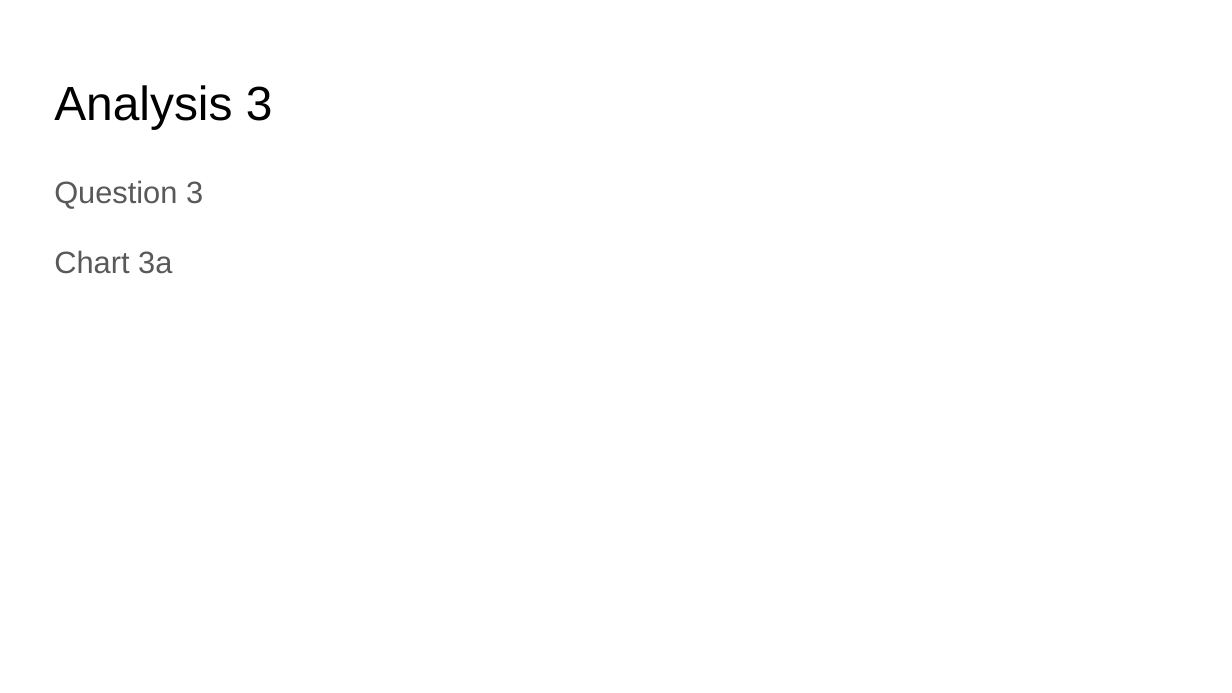
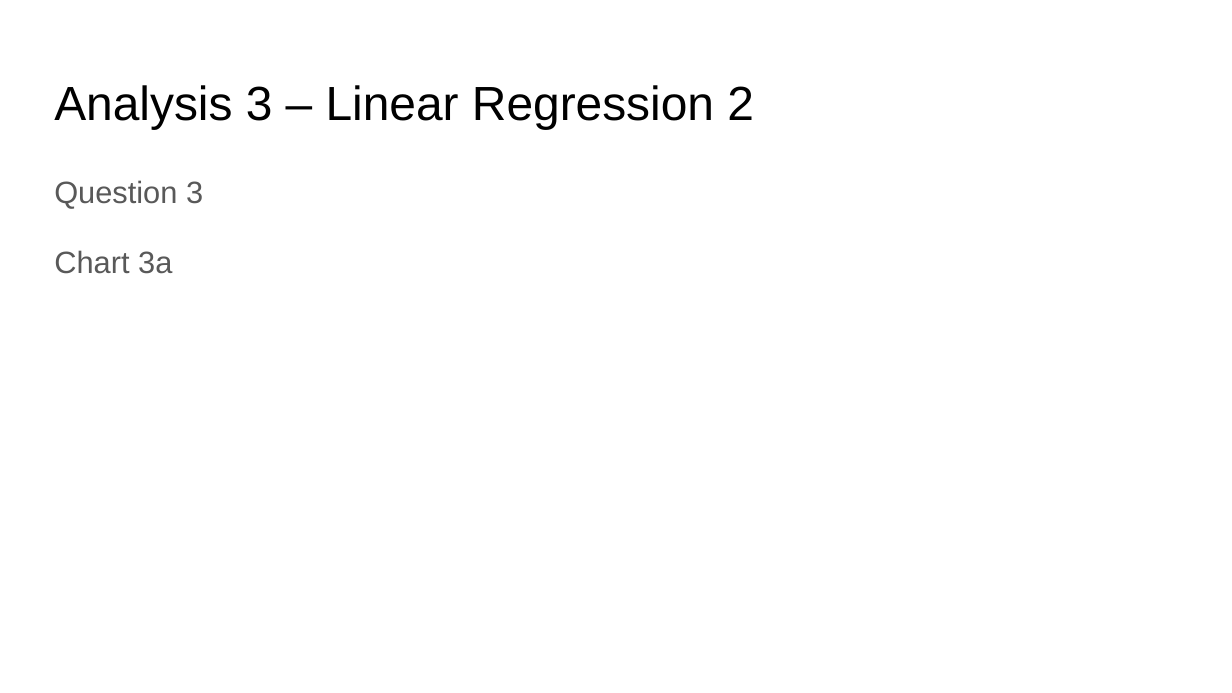
Before and after one commit to arvinseeva/TheHappyCo, a slide deck: slide 9 of TheHappyCo - Happiness.pptx (slide 8 before the commit). Drawn at 1232x693 pixels with LibreOffice and Linux fonts; fonts in the diff are those of the drawing. Boxes give left, top, right and bottom in pixels: in the first picture for what was removed or moved away, otherwise in the second. Text is boxed around its words. In the diff, an @@ line names an element or a change of style, - is before the commit and + after.

```diff
--- a/TheHappyCo - Happiness.pptx
+++ b/TheHappyCo - Happiness.pptx
@@ title at [54,85,754,129]: text changed @@
-Analysis 3
+Analysis 3 – Linear Regression 2
```
Also in this commit, not shown: 5 other slides changed, 1 slide added.
